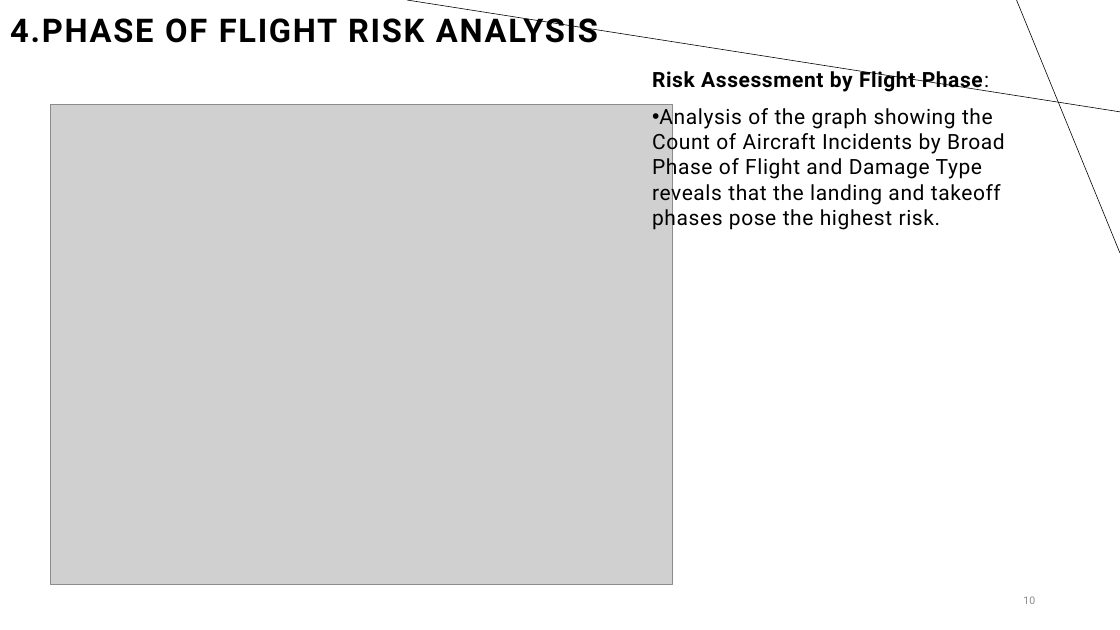
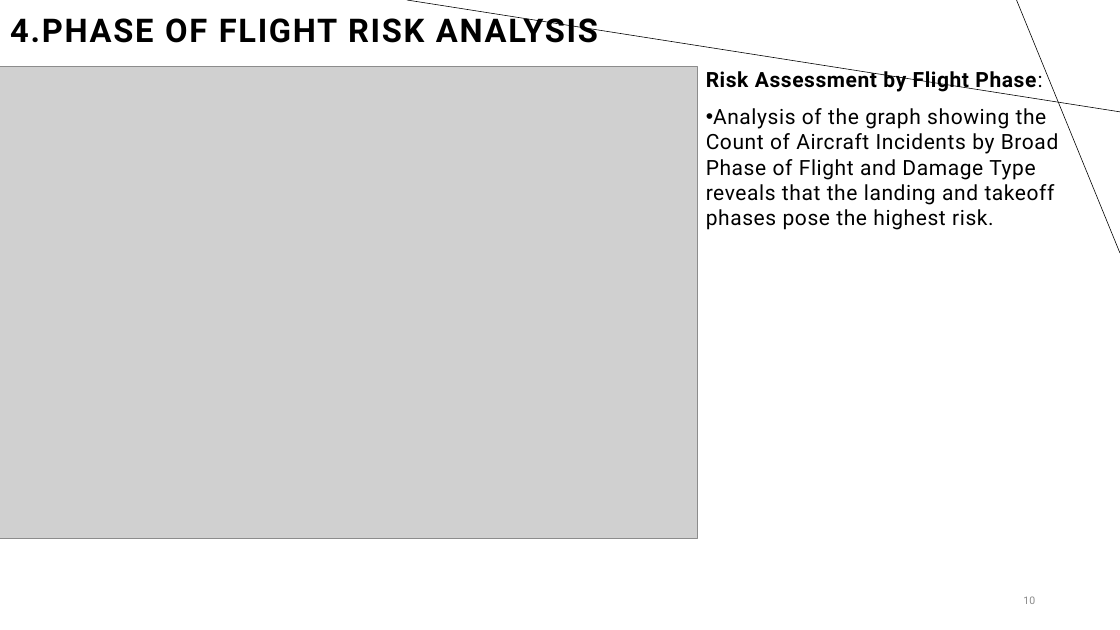
Before and after one commit to KhalifKahin/dsc-phase-1-project-v3, a slide deck: slide 10 of Powerpoint Presentation.pptx. Drawn at 1120x630 pixels with LibreOffice and Linux fonts; fonts in the diff are those of the drawing; grey boxes stand for pictures. Boxes give left, top, right and bottom in pixels: in the first picture for what was removed or moved away, otherwise in the second. Text is boxed around its words. In the diff, an @@ line names an element or a change of style, - is before the commit and + after.

Commit message:
Updated presentation materials - Revised PowerPoint deck - Replaced flight phase chart with improved heatmap visualization - Added PDF export of slides

```diff
--- a/Powerpoint Presentation.pptx
+++ b/Powerpoint Presentation.pptx
@@ picture: place and size @@
-picture at [50, 104, 673, 584]
+picture at [0, 66, 697, 538]
@@ text "Risk Assessment by Flight Phase:": place and size @@
-text "Risk Assessment by Flight Phase:" at [652, 68, 1004, 231]
+text "Risk Assessment by Flight Phase:" at [706, 68, 1058, 230]
```
Also in this commit, not shown: 10 other slides changed, 5 other files.
